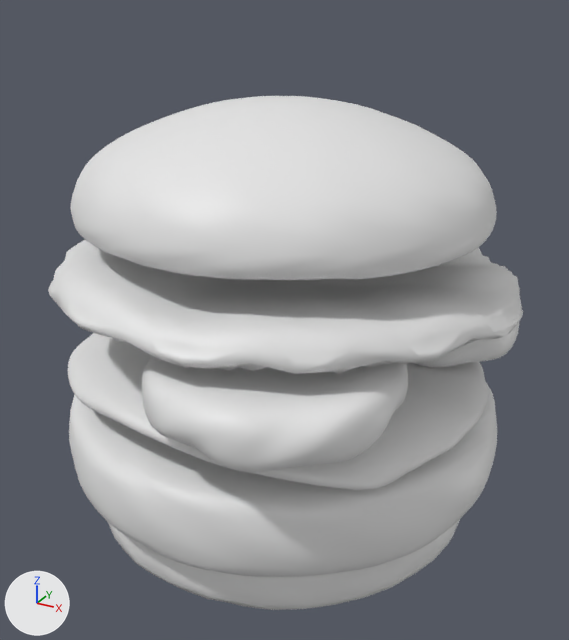
An edit to the FBX model Assets/Models/Hambuger.FBX, drawn before and after from the same camera.
The view is the same before and after, from a 50 mm camera at (0.196, -0.355, 0.289) aimed at (0.004, -0.007, 0.115). The lights are fixed; the arrows at lower left show +X, +Y and +Z. Where no turn or scale is listed for an object, it has been applied to the vertices.

Objects in the first picture: 'Hambuger.001', 'Hambuger.003', 'Hambuger.006', 'Hambuger.008', 'Hambuger.010', 'Hambuger.011'.
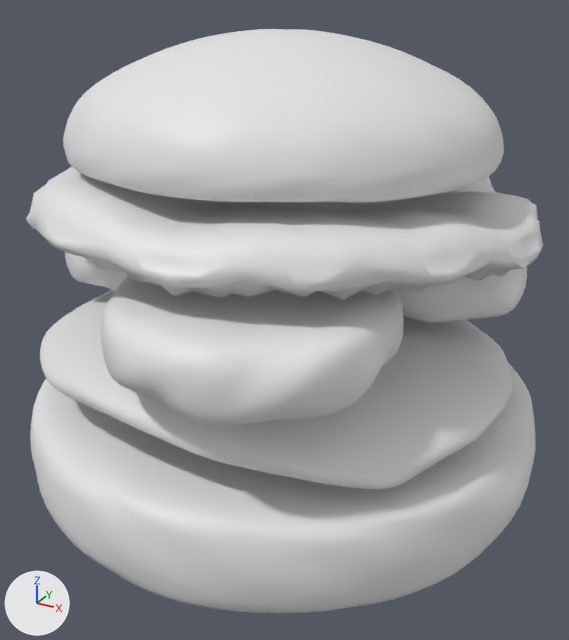
What differs and where, as boxes [x1, y1, x2, y2] in the pictures (569 x 640 px):
'Hambuger.001', moved: before [70, 96, 497, 280]; after [63, 29, 504, 203]
'Hambuger.003', mesh rescaled, moved (9% wider): before [48, 240, 523, 374]; after [26, 167, 543, 300]
'Hambuger.010', mesh rescaled (18% wider, 29% taller): before [69, 383, 497, 577]; after [30, 363, 536, 613]
'Hambuger.006', mesh rescaled, moved: before [142, 323, 519, 472]; after [65, 252, 527, 426]
'Hambuger.008', mesh rescaled, moved: before [68, 333, 488, 490]; after [40, 290, 513, 489]
'Hambuger.011', unchanged, covered by the edit: before [108, 518, 461, 610]

The change, as a diff of the scene's bpy script:
```diff
--- a/Assets/Models/Hambuger.FBX.py
+++ b/Assets/Models/Hambuger.FBX.py
@@ me_mesh_006 @@
 me_mesh_006.from_pydata(...)  # 2330 vertices, 2324 faces; spans x -0.14..0.101, y -0.131..0.119, z -0.021..0.018
 # used by ob_hambuger_006; location = (0.0158, -0.0019, 0.1146)
+# me_mesh_006 part 2: the whole mesh is scaled about its middle by (1.09, 1.09, 1.24), then moved by (0.005, -0.001, 0.0)
 me_mesh_006.materials.append(mat_material_001)
@@ me_mesh_010 @@
 me_mesh_010.from_pydata(...)  # 1520 vertices, 1518 faces; spans x -0.122..0.122, y -0.122..0.122, z -0.023..0.024
 # used by ob_hambuger_010; location = (0.0, -0.0004, 0.052)
+# me_mesh_010 part 3: the whole mesh is scaled about its middle by 1.16
 me_mesh_010.materials.append(mat_material_001)
@@ me_mesh_008 @@
 me_mesh_008.from_pydata(...)  # 1730 vertices, 1728 faces; spans x -0.121..0.118, y -0.111..0.115, z -0.017..0.019
 # used by ob_hambuger_008; location = (-0.0003, -0.0003, 0.0888)
+# me_mesh_008 part 4: the whole mesh is scaled about its middle by (1.11, 1.11, 1.32), then moved by (0.002, -0.001, -0.001)
 me_mesh_008.materials.append(mat_material_001)
@@ me_mesh_003 @@
 me_mesh_003.from_pydata(...)  # 2181 vertices, 2179 faces; spans x -0.123..0.122, y -0.124..0.12, z -0.029..0.017
 # used by ob_hambuger_003; location = (0.0047, 0.0017, 0.1439)
+# me_mesh_003 part 1: the whole mesh is scaled about its middle by (1.04, 1.04, 1.23), then moved by (0.002, 0.001, 0.004)
 me_mesh_003.materials.append(mat_material_001)
@@ ob_hambuger_006 @@
 ob_hambuger_006 = bpy.data.objects.new('Hambuger.006', me_mesh_006)
-ob_hambuger_006.location = (0.0158, -0.0019, 0.1146)
+ob_hambuger_006.location = (-0.0002, -0.0019, 0.1431)
@@ ob_hambuger_008 @@
 ob_hambuger_008 = bpy.data.objects.new('Hambuger.008', me_mesh_008)
-ob_hambuger_008.location = (-0.0003, -0.0003, 0.0888)
+ob_hambuger_008.location = (-0.0031, 0.0018, 0.101)
@@ ob_hambuger_003 @@
 ob_hambuger_003 = bpy.data.objects.new('Hambuger.003', me_mesh_003)
-ob_hambuger_003.location = (0.0047, 0.0017, 0.1439)
+ob_hambuger_003.location = (0.0029, 0.0002, 0.1765)
@@ ob_hambuger_001 @@
 ob_hambuger_001 = bpy.data.objects.new('Hambuger.001', me_mesh_001)
-ob_hambuger_001.location = (0.0, 0.0006, 0.1916)
+ob_hambuger_001.location = (0.0, 0.0006, 0.224)
```
